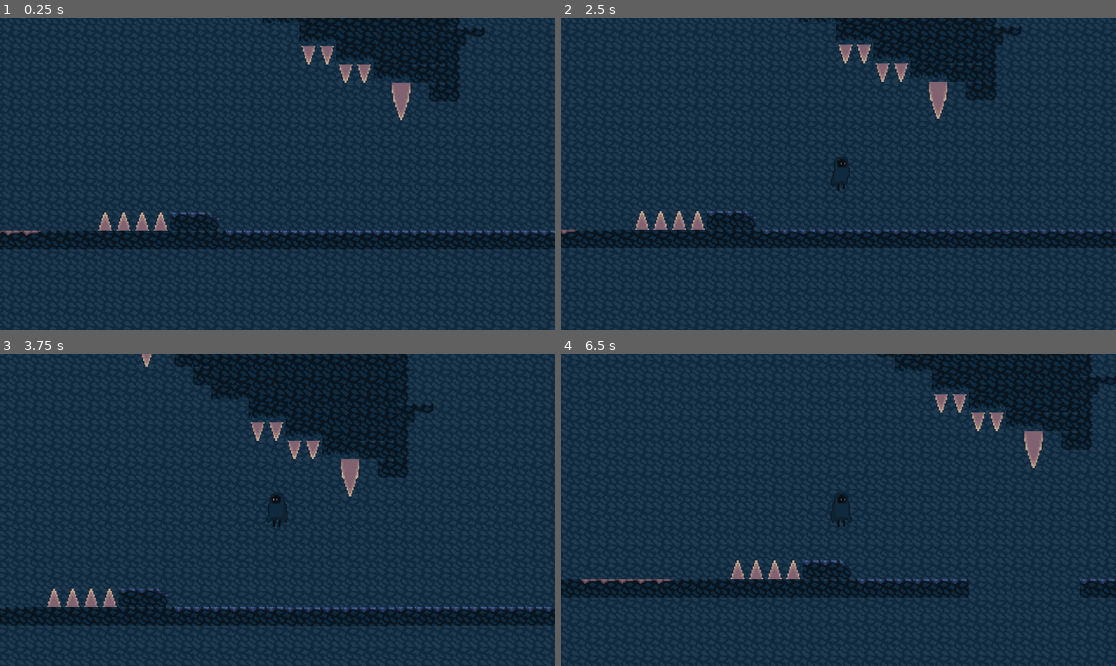
Above: before the commit, frames 1-4 (two rows, left to right).
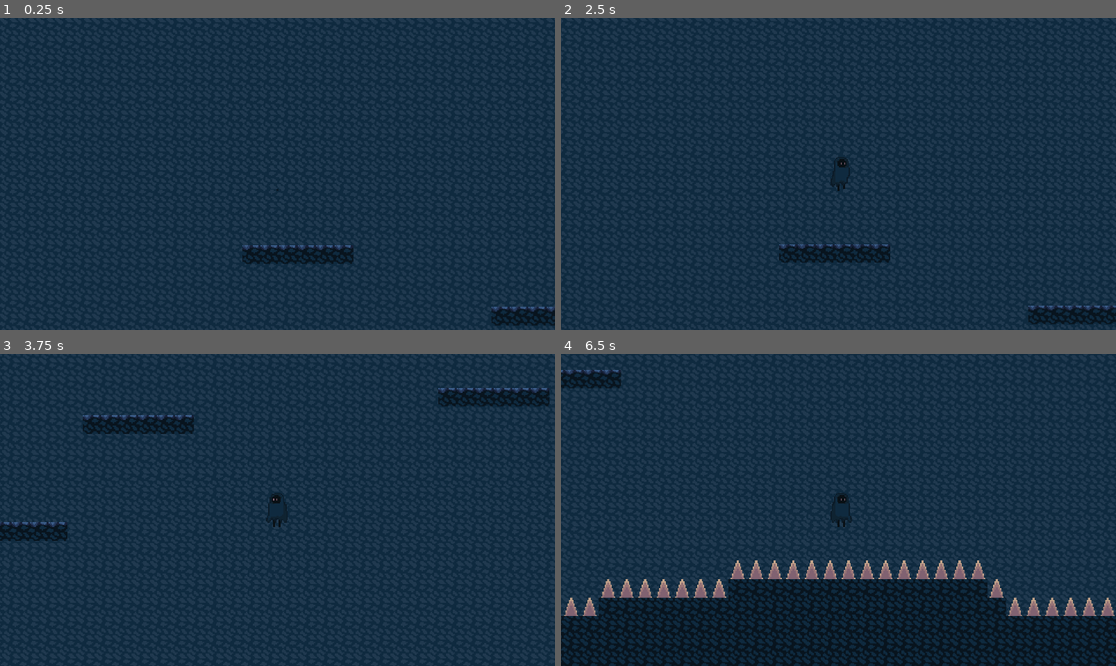
Above: after the commit, the same moments.

Repository: Sukarth/Hackclub-Jumpstart-Game
Game: Godot game, scene res://levels/void_labyrinth/cave.tscn
Two runs of this game, one before a commit and one after it. Both use one fixed random seed, a clock stepped at 60 frames per second and the inputs below. This scene is started directly instead of the project's main scene.
Inputs:
- Up to frame 1 (0.25 s): no input
- Up to frame 2 (2.5 s): tap Enter at 0.5 s; hold D (move_right) 0.53-1.28 s; hold F (show_progress) 0.53-1.28 s; tap Space (jump) at 0.77, 1.52, 2 s; hold S (move_down) 1.28-2.03 s; tap E (trigger_sacrifice) at 1.35 s; hold D (move_right) from 2.03 s (still down); hold F (show_progress) from 2.03 s (still down)
- Up to frame 3 (3.75 s): release D (move_right) at 2.78 s; release F (show_progress) at 2.78 s; hold W (move_up) 2.78-3.53 s; tap E (trigger_sacrifice) at 2.85 s; tap Space (jump) at 3.02 s; hold A (move_left) from 3.53 s (still down); hold F (show_progress) from 3.53 s (still down)
- Up to frame 4 (6.5 s): tap Space (jump) at 3.77, 4.52, 6.02 s; release F (show_progress) at 4.28 s; tap E (trigger_sacrifice) at 4.35, 5.85 s; release A (move_left) at 5.03 s; hold S (move_down) 5.03-5.78 s; hold F (show_progress) 5.03-5.78 s; hold D (move_right) from 5.78 s (still down)

The runs differ from the first frame. In frame 1, 8.7% of the frame differs, in the area x 0-100%, y 0-99%; in frame 2, 8.6%; in frame 3, 12%; in frame 4, 20%, in the area x 0-100%, y 0-100%.

Commit message:
fixed paltforms

Diff:
--- a/CrumblingPlatform.tscn
+++ b/CrumblingPlatform.tscn
@@ -10,6 +10,7 @@
 size = Vector2(96, 19)
 
 [node name="CrumblingPlatform" type="StaticBody2D"]
+texture_filter = 1
 script = ExtResource("1_5c3d2")
 
 [node name="TileMap" type="TileMap" parent="."]
--- a/game.tscn
+++ b/game.tscn
@@ -78,6 +78,7 @@
 sources/0 = SubResource("TileSetAtlasSource_ryrav")
 
 [node name="Game" type="Node2D"]
+texture_filter = 1
 
 [node name="TileMapLayer" type="TileMapLayer" parent="."]
 texture_filter = 1
--- a/levels/chaos_theory/chaos.tscn
+++ b/levels/chaos_theory/chaos.tscn
@@ -13,6 +13,7 @@
 [node name="Camera2D" type="Camera2D" parent="Player"]
 
 [node name="TileMap" type="TileMap" parent="."]
+texture_filter = 1
 tile_set = ExtResource("2_s6xf7")
 format = 2
 layer_0/tile_data = PackedInt32Array(720897, 11, 0, 720898, 11, 0, 720899, 11, 0, 720900, 11, 0, 720901, 11, 0, 720902, …(6359 unchanged characters)…
@@ -27,14 +28,17 @@
 position = Vector2(1171, 219)
 
 [node name="MovingPlatform" parent="." instance=ExtResource("5_otjgo")]
+texture_filter = 1
 position = Vector2(1402, 176.00006)
 rotation = -0.6435011
 move_direction = Vector2(1.5, 0.5)
 
 [node name="MovingPlatform2" parent="." instance=ExtResource("5_otjgo")]
+texture_filter = 1
 position = Vector2(1662, 105)
 
 [node name="MovingPlatform3" parent="." instance=ExtResource("5_otjgo")]
+texture_filter = 1
 position = Vector2(1672, 391)
 
 [node name="GravityWell2" parent="." instance=ExtResource("4_k78uf")]
--- a/levels/void_labyrinth/cave.tscn
+++ b/levels/void_labyrinth/cave.tscn
@@ -12,7 +12,7 @@
 [node name="LevelTemplate" type="Node2D"]
 
 [node name="Player" parent="." instance=ExtResource("1_fq0ls")]
-position = Vector2(16500, -3013)
+position = Vector2(12350, -2603)
 collision_layer = 3
 
 [node name="Camera2D" type="Camera2D" parent="Player"]
@@ -97,19 +97,16 @@
 move_speed = 8.0
 
 [node name="CrumblingPlatform" parent="." instance=ExtResource("6_kcrvw")]
-texture_filter = 1
 position = Vector2(11148, -1364)
 scale = Vector2(4, 4)
 collision_layer = 3
 
 [node name="CrumblingPlatform8" parent="." instance=ExtResource("6_kcrvw")]
-texture_filter = 1
 position = Vector2(11614, -1678)
 scale = Vector2(4, 4)
 collision_layer = 3
 
 [node name="CrumblingPlatform2" parent="." instance=ExtResource("6_kcrvw")]
-texture_filter = 1
 position = Vector2(12052, -2049)
 scale = Vector2(4, 4)
 collision_layer = 3
@@ -121,31 +118,26 @@
 move_speed = 8.0
 
 [node name="CrumblingPlatform3" parent="." instance=ExtResource("6_kcrvw")]
-texture_filter = 1
 position = Vector2(13282, -2143)
 scale = Vector2(4, 4)
 collision_layer = 3
 
 [node name="CrumblingPlatform9" parent="." instance=ExtResource("6_kcrvw")]
-texture_filter = 1
 position = Vector2(14462, -2535)
 scale = Vector2(4, 4)
 collision_layer = 3
 
 [node name="CrumblingPlatform4" parent="." instance=ExtResource("6_kcrvw")]
-texture_filter = 1
 position = Vector2(12420, -2356)
 scale = Vector2(4, 4)
 collision_layer = 3
 
 [node name="CrumblingPlatform5" parent="." instance=ExtResource("6_kcrvw")]
-texture_filter = 1
 position = Vector2(16896, -2816)
 scale = Vector2(4, 4)
 collision_layer = 3
 
 [node name="CrumblingPlatform6" parent="." instance=ExtResource("6_kcrvw")]
-texture_filter = 1
 position = Vector2(16512, -2816)
 scale = Vector2(4, 4)
 collision_layer = 3
@@ -161,7 +153,6 @@
 next_level_path = "res://levels/fractured_heights/cliffs.tscn"
 
 [node name="CrumblingPlatform7" parent="." instance=ExtResource("6_kcrvw")]
-texture_filter = 1
 position = Vector2(20596, -5316)
 scale = Vector2(4, 4)
 
--- a/scripts/CrumblingPlatform.gd
+++ b/scripts/CrumblingPlatform.gd
@@ -122,7 +122,7 @@
 		fall_tween.parallel().tween_property(tilemap, "modulate:a", 0.0, 1.0)
 
 	# Start respawn timer
-	await fall_tween.finished
+	# await fall_tween.finished
 	start_respawn()
 
 func start_respawn():
@@ -144,7 +144,6 @@
 
 	# Reset position
 	global_position = original_position
-	position = Vector2.ZERO
 
 	# Reset visual state
 	if tilemap:
@@ -153,6 +152,8 @@
 	# Re-enable collision
 	if collision:
 		collision.disabled = false
+
+	print(global_position, original_position)
 
 	# Reset state flags
 	is_crumbling = false
--- a/scripts/MovingPlatformSmooth.gd
+++ b/scripts/MovingPlatformSmooth.gd
@@ -1,7 +1,7 @@
 extends AnimatableBody2D
 
-@export var move_distance: float = 200.0
-@export var move_speed: float = 2.0  # Duration in seconds
+@export var move_distance: float = 300.0
+@export var move_speed: float = 5.0  # Duration in seconds
 @export var move_direction: Vector2 = Vector2.RIGHT
 
 var start_position: Vector2
Not shown: 1 places in CrumblingPlatform.tscn that only renumber resources
Not shown: 1 places in CrumblingPlatformchaos.tscn that only renumber resources
Not shown: 1 places in levels/chaos_theory/chaos.tscn that only renumber resources
Not shown, added: res/level_background_1.png.import
Not shown, added: res/tiles/misc_spritesheet.png.import
